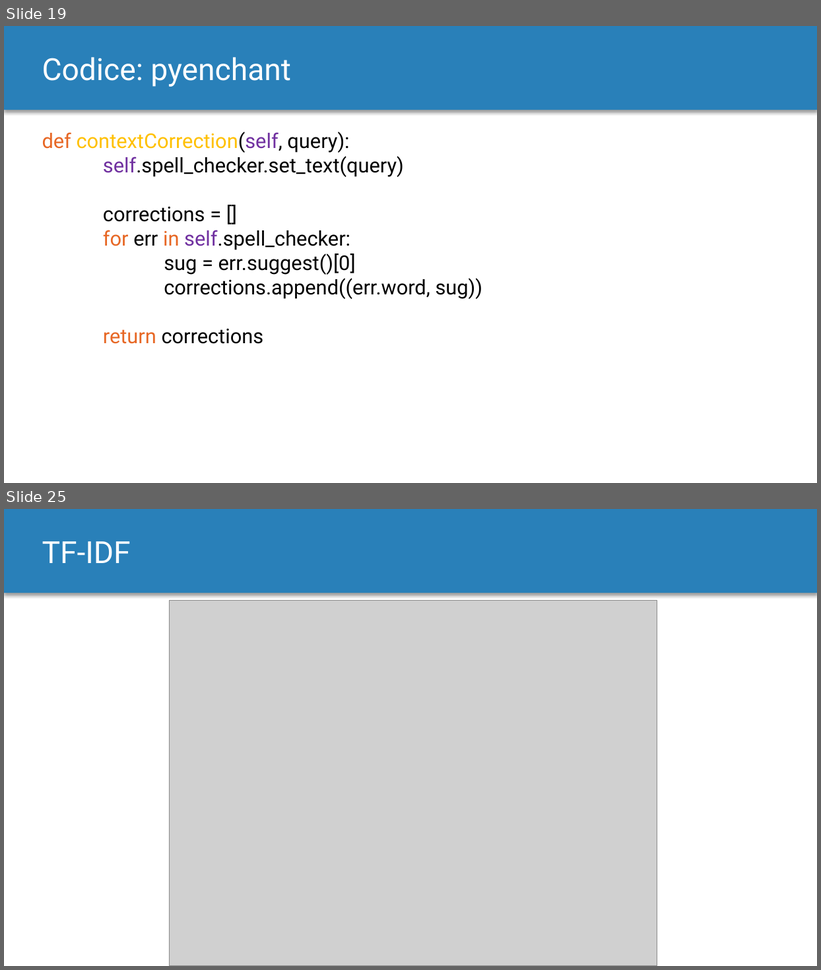
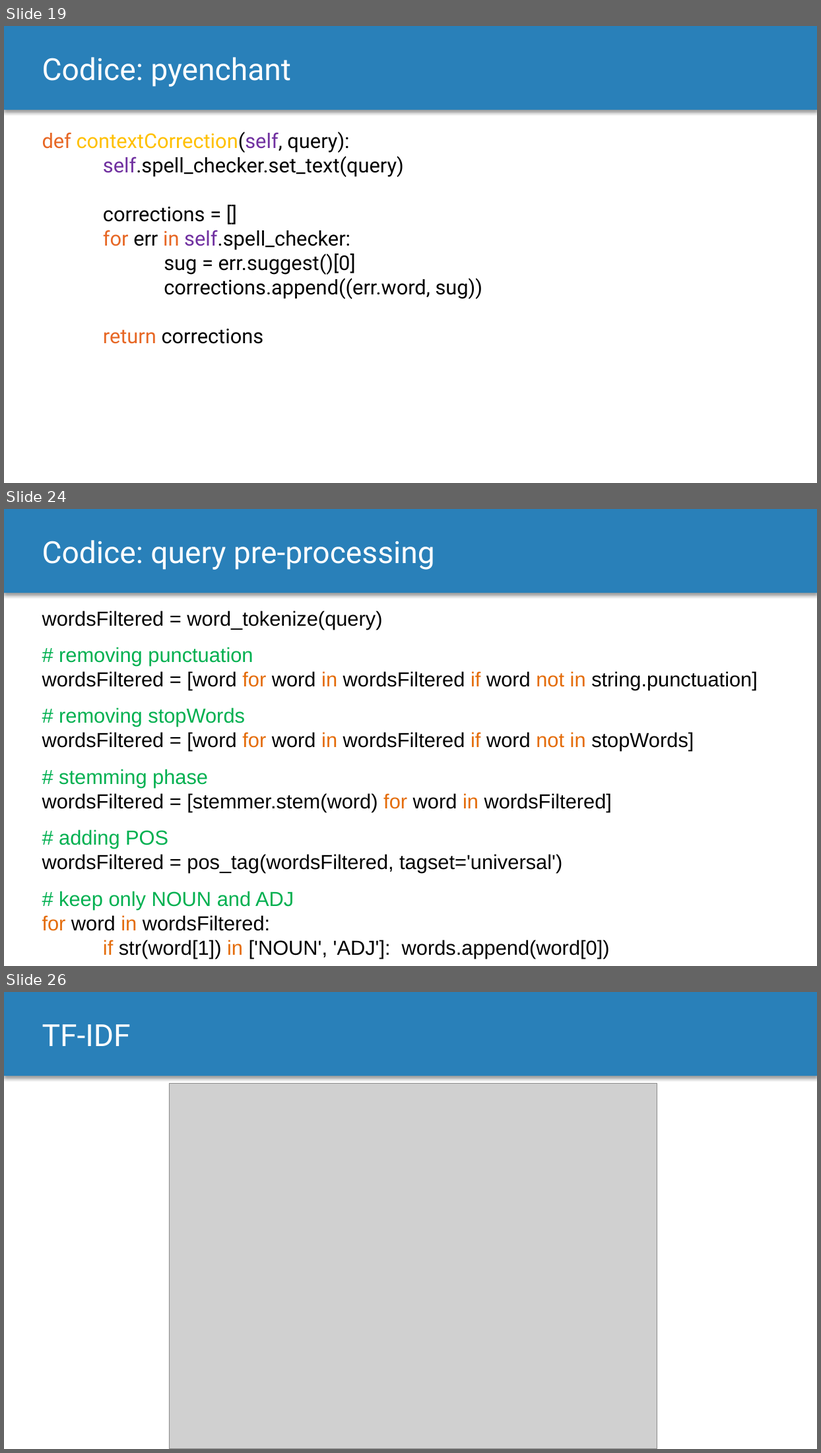
Before and after one commit to MurgoloMichele/GAvI, a slide deck: doc/Progetto.pptx. Shown one above the other, each under a label of ours: slides 19 and 25 before the commit, slides 19, 24 and 26 after it; the slides between them are not shown. The pictures are 821x970 and 821x1453 pixels, drawn with LibreOffice and Linux fonts; fonts in the diff are those of the drawing; grey boxes stand for pictures. Boxes give left, top, right and bottom in pixels: in the first picture for what was removed or moved away, otherwise in the second. Text is boxed around its words. In the diff, an @@ line names an element or a change of style, - is before the commit and + after.

```diff
--- a/doc/Progetto.pptx
+++ b/doc/Progetto.pptx
@@ slide 24 added at [4,509,817,966], background #FFFFFF; not listed: 1 template element that a slide beside it also shows @@
@@ text added at [42,540,435,570], 36 pt, text #FFFFFF @@
+Codice: query pre-processing
@@ text added at [42,611,758,958], 24 pt, text #000000 @@
+wordsFiltered = word_tokenize(query)
+# removing punctuation
+wordsFiltered = [word for word in wordsFiltered if word not in string.punctuation]
+# removing stopWords
+wordsFiltered = [word for word in wordsFiltered if word not in stopWords]
+# stemming phase
+wordsFiltered = [stemmer.stem(word) for word in wordsFiltered]
+# adding POS
+wordsFiltered = pos_tag(wordsFiltered, tagset='universal')
+# keep only NOUN and ADJ
+for word in wordsFiltered:
+if str(word[1]) in ['NOUN', 'ADJ']: words.append(word[0])
@@ what was slide 25 is now slide 26 @@
```
Also in this commit, not shown: 8 slides changed, 1 other slide added, 2 slides removed.
